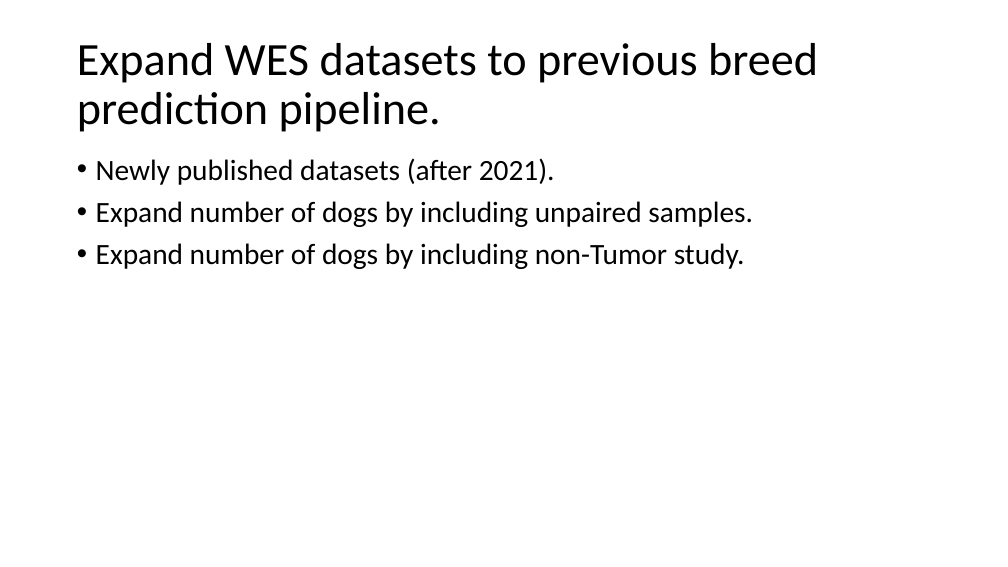
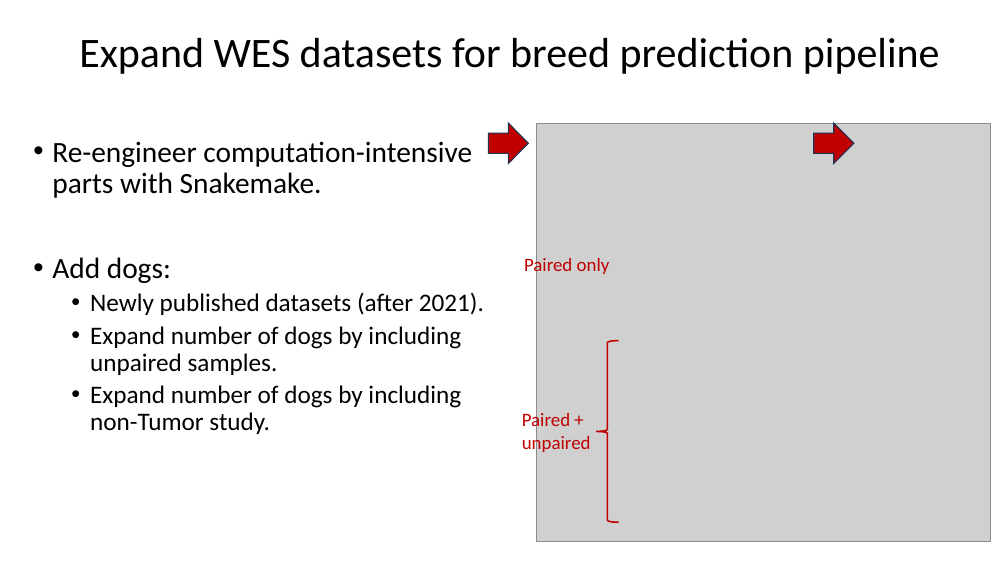
Before and after one commit to JingxuanChen7/canine_tumor_wes, a slide deck: slide 5 of doc/LabMeeting120123.pptx. Drawn at 1008x567 pixels with LibreOffice and Linux fonts; fonts in the diff are those of the drawing; grey boxes stand for pictures. Boxes give left, top, right and bottom in pixels: in the first picture for what was removed or moved away, otherwise in the second. Text is boxed around its words. In the diff, an @@ line names an element or a change of style, - is before the commit and + after.

```diff
--- a/doc/LabMeeting120123.pptx
+++ b/doc/LabMeeting120123.pptx
@@ title at bbox=[79, 38, 940, 74]: text changed; size 44 to 40 pt @@
-Expand WES datasets to previous breed prediction pipeline.
+Expand WES datasets for breed prediction pipeline
@@ text "Re-engineer computation-intensive parts with Snakemake.": place and size @@
-text "Re-engineer computation-intensive parts with Snakemake." at bbox=[96, 158, 753, 269]
+text "Re-engineer computation-intensive parts with Snakemake." at bbox=[52, 141, 484, 434]
@@ text at bbox=[52, 141, 472, 283]: paragraphs added @@
+• Re-engineer computation-intensive parts with Snakemake.
+• Add dogs:
@@ right arrow added at bbox=[488, 123, 529, 164], fill #C00000, outline #1E3256 1 pt @@
@@ picture added at bbox=[536, 123, 991, 542] @@
@@ right arrow added at bbox=[814, 123, 854, 164], fill #C00000, outline #1E3256 1 pt @@
@@ text added at bbox=[524, 256, 610, 277], 18 pt, text #C00000 @@
+Paired only
@@ text at bbox=[90, 292, 484, 434]: size 28 to 24 pt in "Newly published datasets (after 2021).", "Expand number of dogs by including unpaired ...", "Expand number of dogs by including non-Tumor ..."; list level 1 to 2 in "Newly published datasets (after 2021)."; list level 1 to 2 in "Expand number of dogs by ..." @@
@@ left brace added at bbox=[597, 341, 619, 523], outline #C00000 1.5 pt @@
@@ text added at bbox=[522, 411, 591, 454], 18 pt, text #C00000 @@
+Paired + unpaired
```
Also in this commit, not shown: 5 other slides changed, 2 slides added, 5 other files.
